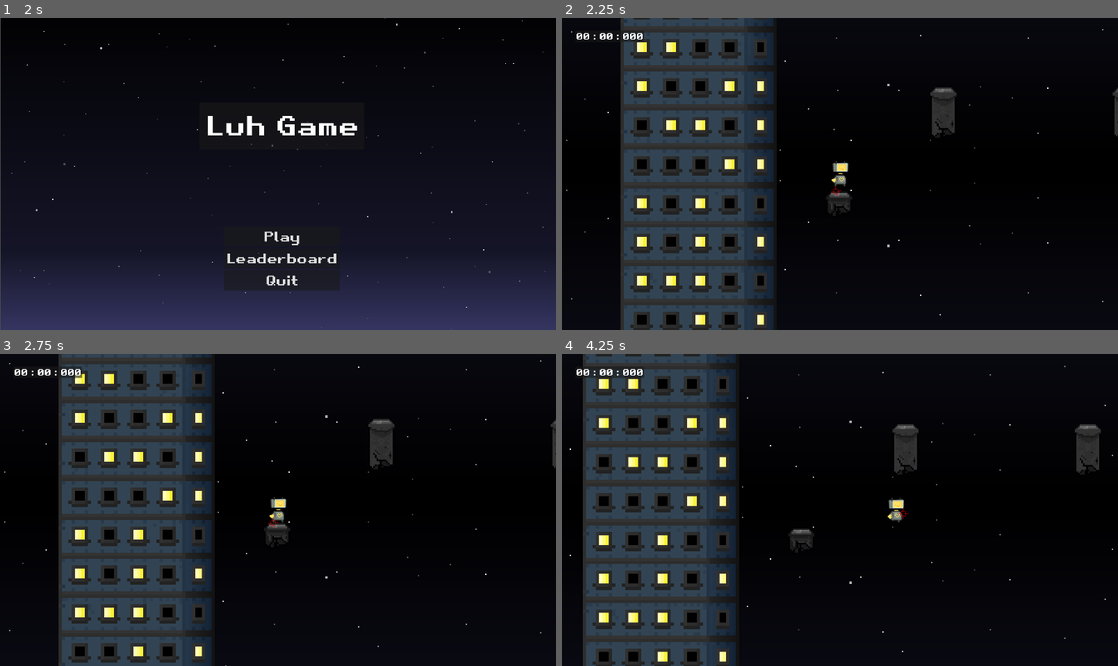
Above: before the commit, frames 1-4 (two rows, left to right).
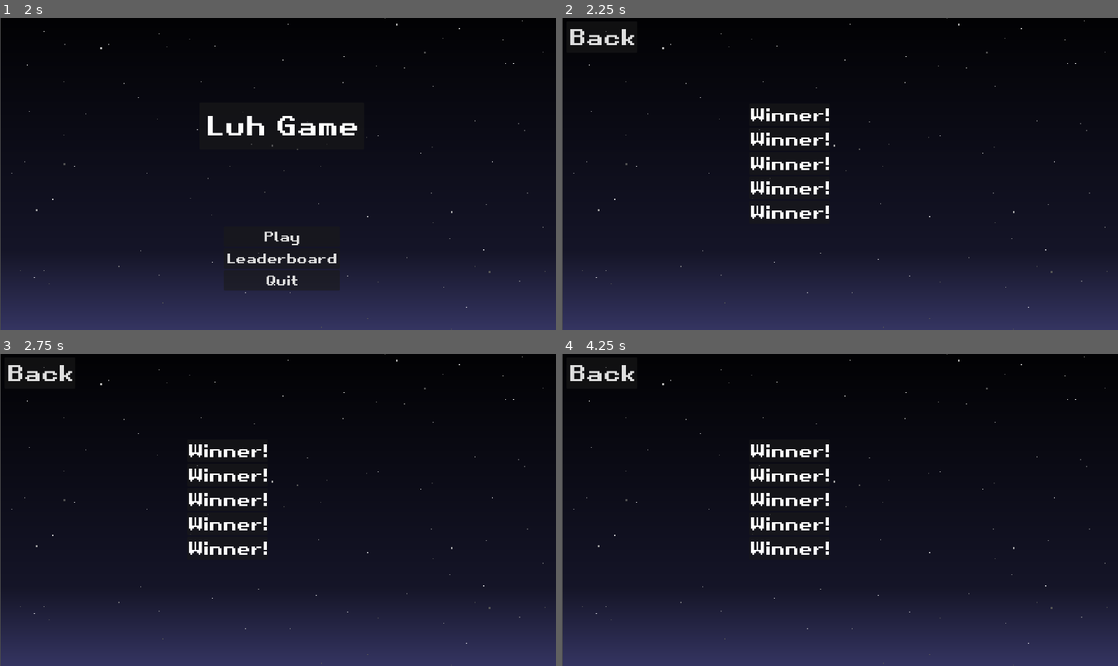
Above: after the commit, the same moments.

Repository: BenjaminWootten/speedjam-4
Game: Godot game, scene res://UI/mainMenu.tscn
Two runs of this game, one before a commit and one after it. Both use one fixed random seed, a clock stepped at 60 frames per second and the inputs below.
Inputs (mouse positions are in pixels of both pictures, inside the frame that each line leads up to):
- Up to frame 1 (2 s): click "Leaderboard" at 0.5 s; click "Back" at 1.25 s
- Up to frame 2 (2.25 s): click "Play" at 2 s
- Up to frame 3 (2.75 s): no input
- Up to frame 4 (4.25 s): tap Enter at 2.75 s; move the mouse to (962, 494) at 2.77 s; hold D (right) from 2.78 s (still down); click (962, 494) at 2.85 s; tap W (up) at 3.02, 3.77 s; move the mouse to (728, 525) at 3.52 s; click (728, 525) at 3.6 s

Frame 1 is identical in both runs. In frame 2, 64% of the frame differs, in the area x 0-100%, y 0-100%; in frame 3, 64%; in frame 4, 64%.
Error after the commit: Invalid access to property or key '0' on a base object of type 'Nil'. (res://UI/leaderboard.gd:7)

Commit message:
leaderboard

Diff:
--- a/UI/leaderboard.gd
+++ b/UI/leaderboard.gd
@@ -1,14 +1,14 @@
 extends Control
 
+@onready var scorekeeper = Scorekeeper
 
-# Called when the node enters the scene tree for the first time.
 func _ready():
-	pass # Replace with function body.
-
-
-# Called every frame. 'delta' is the elapsed time since the previous frame.
-func _process(delta):
-	pass
+	var data = scorekeeper.load_data()
+	$MarginContainer/VBoxContainer/MarginContainer2/time1.text = data[0].formatted_time
+	$MarginContainer/VBoxContainer/MarginContainer3/time2.text = data[1].formatted_time
+	$MarginContainer/VBoxContainer/MarginContainer4/time3.text = data[2].formatted_time
+	$MarginContainer/VBoxContainer/MarginContainer5/time4.text = data[3].formatted_time
+	$MarginContainer/VBoxContainer/MarginContainer6/time5.text = data[4].formatted_time
 
 
 func _on_button_pressed():
--- a/UI/timer.gd
+++ b/UI/timer.gd
@@ -5,10 +5,4 @@
 func _process(delta):
 	if scorekeeper.timer_on:
 		scorekeeper.time += delta
-
-		var milisecs = fmod(scorekeeper.time, 1) * 1000
-		var secs = fmod(scorekeeper.time, 60)
-		var mins = fmod(scorekeeper.time, 60*60) / 60
-
-		var time_passed = "%02d : %02d : %03d" % [mins, secs, milisecs]
-		text = time_passed
+		text = scorekeeper.format_time(scorekeeper.time)
--- a/character/robot.gd
+++ b/character/robot.gd
@@ -9,6 +9,7 @@
 const JUMP_VELOCITY = -600.0
 const GRAPPLE_VELOCITY = 0.99
 @onready var START_POSITION = position
+@onready var scorekeeper = Scorekeeper
 
 var grappling = false
 var grapple_point
@@ -17,6 +18,9 @@
 # Get the gravity from the project settings to be synced with RigidBody nodes.
 var gravity = ProjectSettings.get_setting("physics/2d/default_gravity")
 
+
+func _ready():
+	scorekeeper.timer_on = true
 
 func _physics_process(delta):
 	# Add the gravity.
@@ -82,10 +86,10 @@
 	position = START_POSITION
 	velocity = Vector2.ZERO
 
-
 func _on_static_body_2d_body_entered(body):
-	pass
-
+	scorekeeper.save_score()
+	get_tree().change_scene_to_file("res://UI/leaderboard.tscn")
 
 func _on_static_body_2d_2_body_entered(body):
-	pass # Replace with function body.
+	scorekeeper.save_score()
+	get_tree().change_scene_to_file("res://UI/leaderboard.tscn")
--- a/scorekeeper.gd
+++ b/scorekeeper.gd
@@ -4,21 +4,43 @@
 
 var time = 0
 var timer_on = false
+var player_name = ""
+
+func format_time(time_to_format):
+	var milisecs = fmod(time_to_format, 1) * 1000
+	var secs = fmod(time_to_format, 60)
+	var mins = fmod(time_to_format, 60*60) / 60
+
+	var time_passed = "%02d : %02d : %03d" % [mins, secs, milisecs]
+	return time_passed
 
 class Score:
-	var name: String
-	var score: String
+	@export var name: String = ""
+	@export var time: int = 1000000
+	@export var formatted_time: String = ""
 
-var game_data = {
-	"scores" : [],
-	"level" : 1
-}
+var scores = [Score.new(), Score.new(), Score.new(), Score.new(), Score.new()]
 
 func save_data():
 	var file = FileAccess.open(SAVE_PATH, FileAccess.WRITE)
-	file.store_var(game_data)
+	file.store_var(scores)
 
 func load_data():
 	if FileAccess.file_exists(SAVE_PATH):
 		var file = FileAccess.open(SAVE_PATH, FileAccess.READ)
-		file.get_var(game_data)
+		return file.get_var(true)
+
+func save_score():
+	timer_on = false
+	var score = Score.new()
+	score.name = player_name
+	score.time = time
+	score.formatted_time = format_time(score.time)
+
+	var i = 0
+	for high_score in scores:
+		if score.time < high_score.time:
+			scores.insert(i, score)
+			save_data()
+			break
+		i+=1
Not shown: 1 places in UI/leaderboard.tscn that only renumber resources
Not shown: 1 places in level resources/platforms.tscn that only renumber resources
Not shown: 1 places in level_base.tscn that only renumber resources
